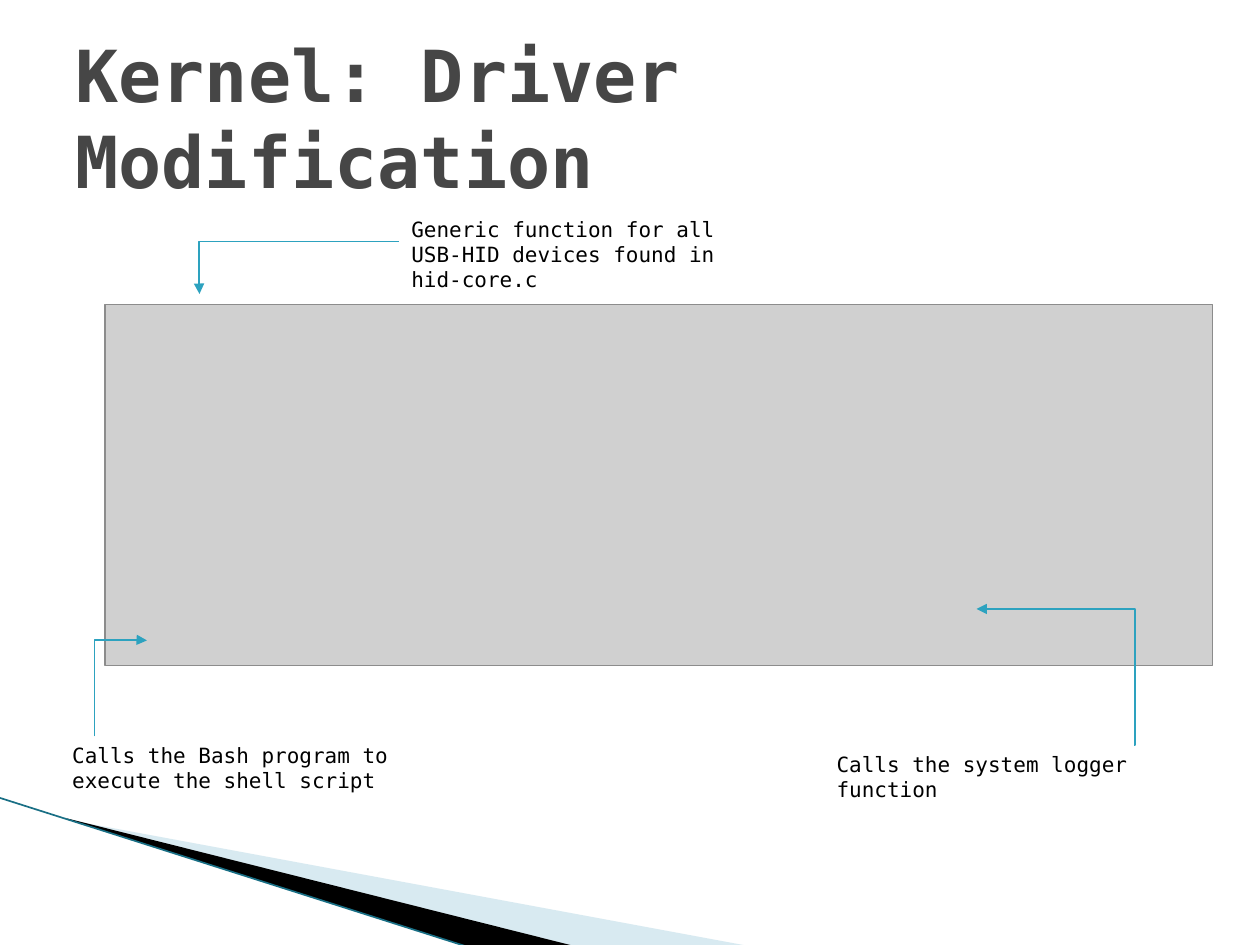
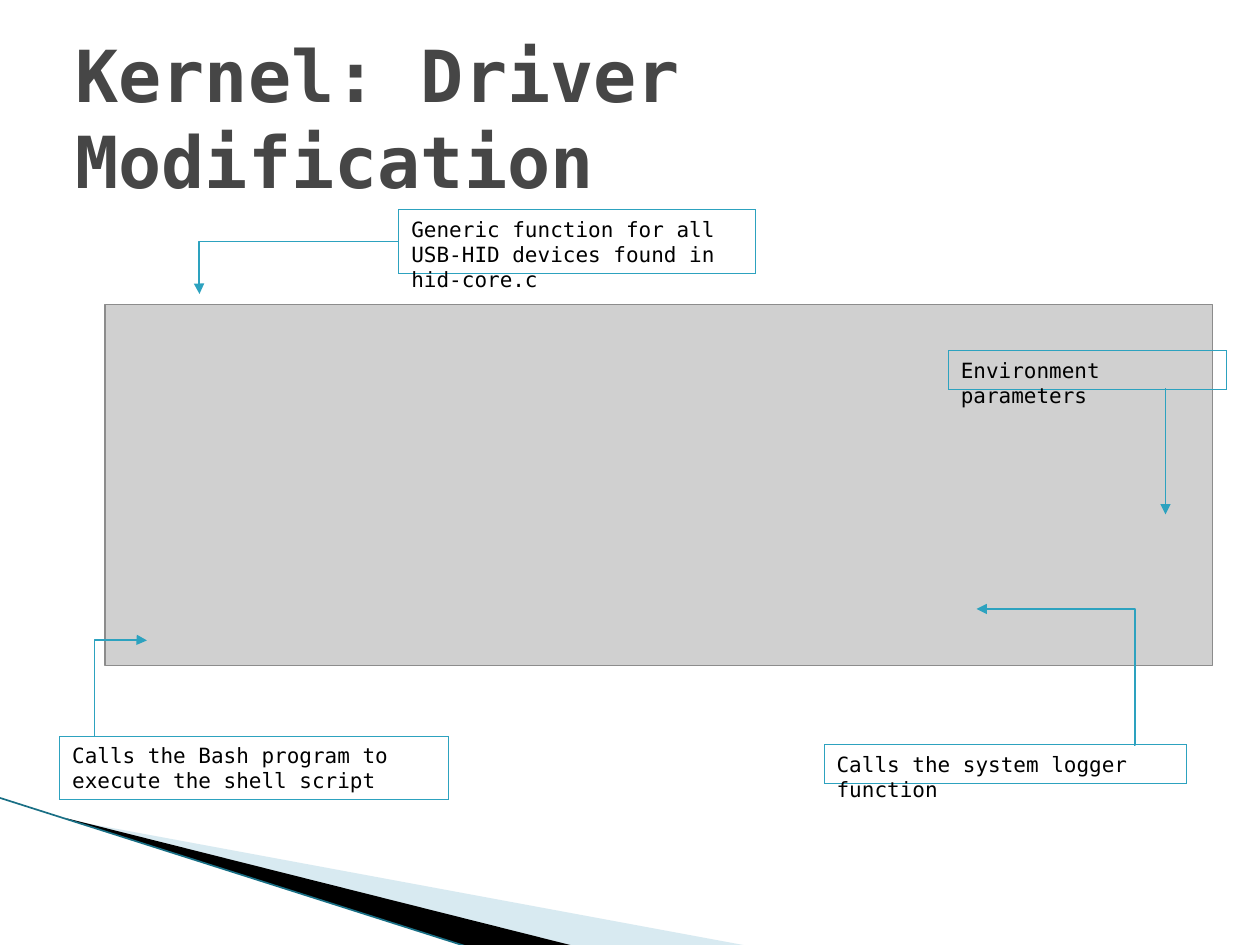
Before and after one commit to vfasburg/cse_825, a slide deck: slide 14 of Project/Final_Project_Presentation_Fasburg_Reiff_Thomas.pptx (slide 13 before the commit). Drawn at 1260x945 pixels with LibreOffice and Linux fonts; fonts in the diff are those of the drawing; grey boxes stand for pictures; background and template pictures are left out. Boxes give left, top, right and bottom in pixels: in the first picture for what was removed or moved away, otherwise in the second. Text is boxed around its words. In the diff, an @@ line names an element or a change of style, - is before the commit and + after.

```diff
--- a/Project/Final_Project_Presentation_Fasburg_Reiff_Thomas.pptx
+++ b/Project/Final_Project_Presentation_Fasburg_Reiff_Thomas.pptx
@@ outline none to #2DA2BF 0.75 pt in 3 elements at (59, 736, 447, 799), (824, 745, 1187, 782), (399, 210, 756, 273) @@
@@ rectangle "Generic function for all USB-HID ...": place and size @@
-rectangle "Generic function for all USB-HID ..." at (411, 221, 714, 288)
+rectangle "Generic function for all USB-HID ..." at (399, 210, 756, 273)
@@ rectangle added at (949, 352, 1227, 389), outline #2DA2BF 0.75 pt, 12 pt, text #000000 @@
+Environment parameters
@@ arrow added from (1166, 388) to (1166, 514), #2DA2BF 0.75 pt @@
@@ rectangle "Calls the Bash program to ...": place and size @@
-rectangle "Calls the Bash program to ..." at (72, 747, 388, 793)
+rectangle "Calls the Bash program to ..." at (59, 736, 447, 799)
@@ rectangle "Calls the system logger function": place and size @@
-rectangle "Calls the system logger function" at (837, 756, 1127, 798)
+rectangle "Calls the system logger function" at (824, 745, 1187, 782)
```
Also in this commit, not shown: 5 other slides changed, 2 slides added.
